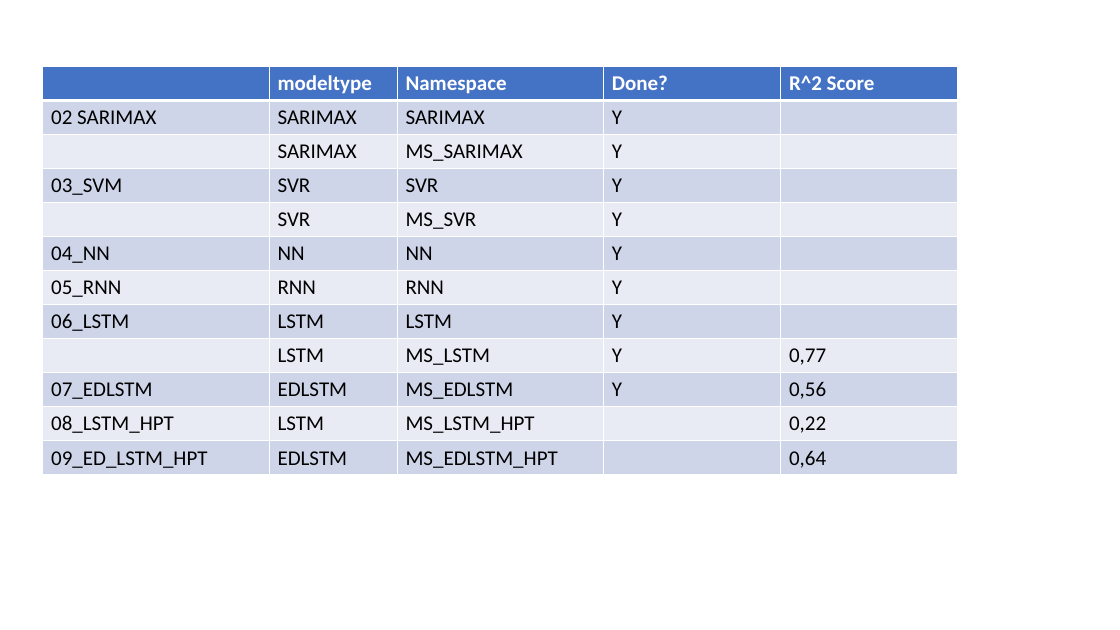
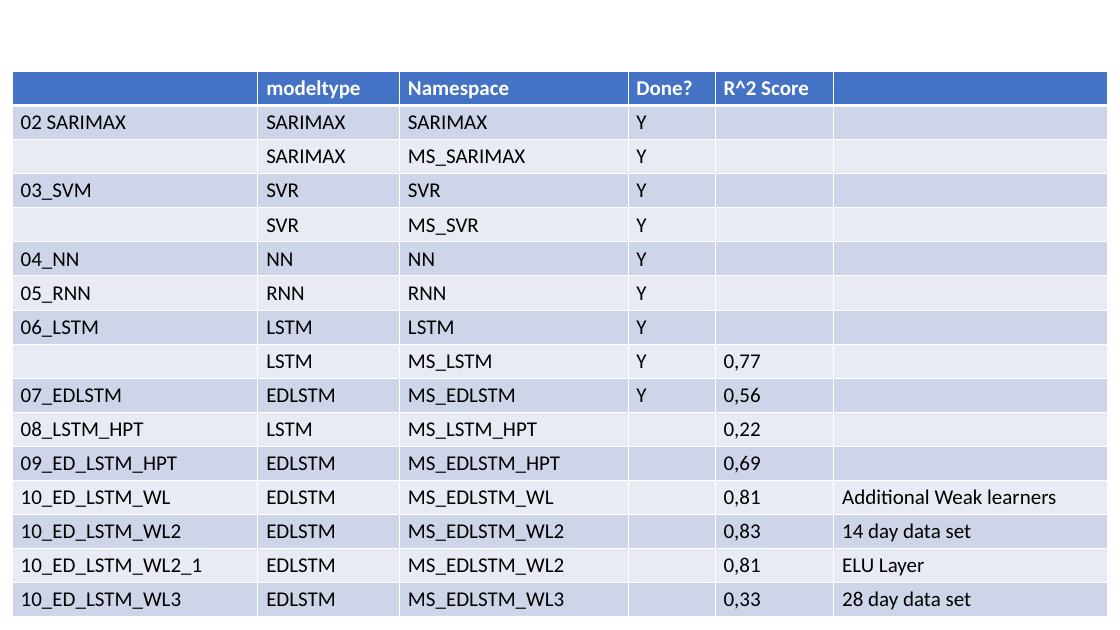
Before and after one commit to Kealtor/Data-Driven-Engineering, a slide deck: slide 1 of DDE_MachineLearning_Project/dde_results.pptx. Drawn at 1120x630 pixels with LibreOffice and Linux fonts; fonts in the diff are those of the drawing. Boxes give left, top, right and bottom in pixels: in the first picture for what was removed or moved away, otherwise in the second. Text is boxed around its words. In the diff, an @@ line names an element or a change of style, - is before the commit and + after.

```diff
--- a/DDE_MachineLearning_Project/dde_results.pptx
+++ b/DDE_MachineLearning_Project/dde_results.pptx
@@ table at box(13, 71, 1108, 614) @@
- | modeltype | Namespace | Done? | R^2 Score
-02 SARIMAX | SARIMAX | SARIMAX | Y | 
- | SARIMAX | MS_SARIMAX | Y | 
-03_SVM | SVR | SVR | Y | 
- | SVR | MS_SVR | Y | 
-04_NN | NN | NN | Y | 
-05_RNN | RNN | RNN | Y | 
-06_LSTM | LSTM | LSTM | Y | 
- | LSTM | MS_LSTM | Y | 0,77
-07_EDLSTM | EDLSTM | MS_EDLSTM | Y | 0,56
-08_LSTM_HPT | LSTM | MS_LSTM_HPT |  | 0,22
-09_ED_LSTM_HPT | EDLSTM | MS_EDLSTM_HPT |  | 0,64
+ | modeltype | Namespace | Done? | R^2 Score | 
+02 SARIMAX | SARIMAX | SARIMAX | Y |  | 
+ | SARIMAX | MS_SARIMAX | Y |  | 
+03_SVM | SVR | SVR | Y |  | 
+ | SVR | MS_SVR | Y |  | 
+04_NN | NN | NN | Y |  | 
+05_RNN | RNN | RNN | Y |  | 
+06_LSTM | LSTM | LSTM | Y |  | 
+ | LSTM | MS_LSTM | Y | 0,77 | 
+07_EDLSTM | EDLSTM | MS_EDLSTM | Y | 0,56 | 
+08_LSTM_HPT | LSTM | MS_LSTM_HPT |  | 0,22 | 
+09_ED_LSTM_HPT | EDLSTM | MS_EDLSTM_HPT |  | 0,69 | 
+10_ED_LSTM_WL | EDLSTM | MS_EDLSTM_WL |  | 0,81 | Additional Weak learners
+10_ED_LSTM_WL2 | EDLSTM | MS_EDLSTM_WL2 |  | 0,83 | 14 day data set
+10_ED_LSTM_WL2_1 | EDLSTM | MS_EDLSTM_WL2 |  | 0,81 | ELU Layer
+10_ED_LSTM_WL3 | EDLSTM | MS_EDLSTM_WL3 |  | 0,33 | 28 day data set
@@ table: place and size @@
-table at box(43, 66, 958, 472)
+table at box(13, 71, 1108, 614)
```
Also in this commit, not shown: 6 other files.
